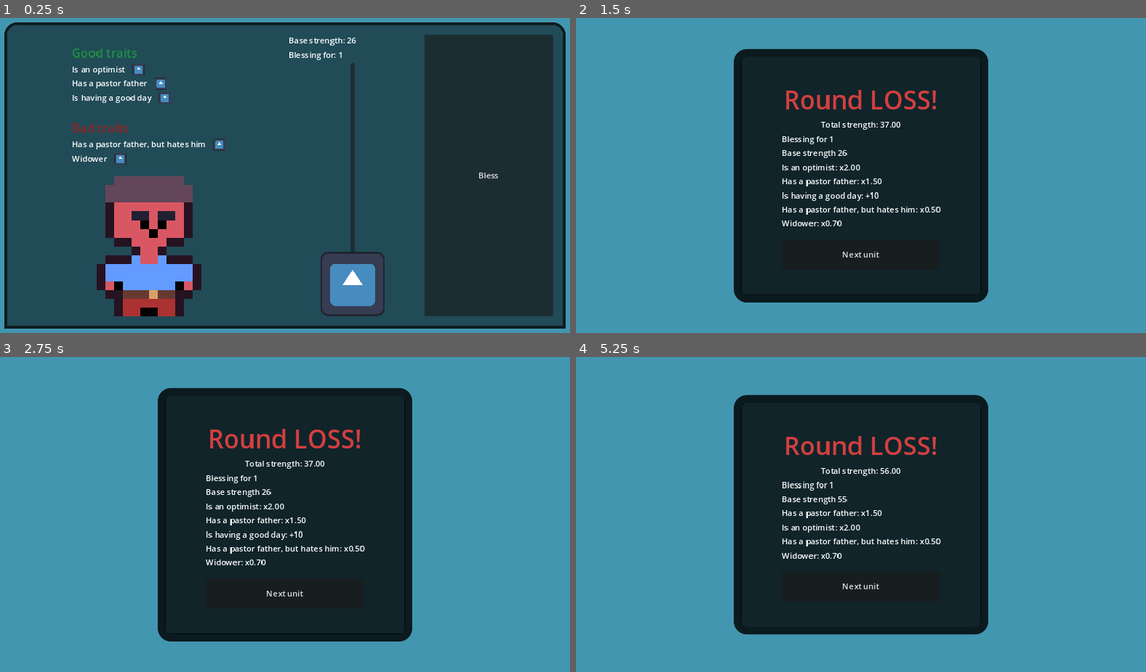
Above: before the commit, frames 1-4 (two rows, left to right).
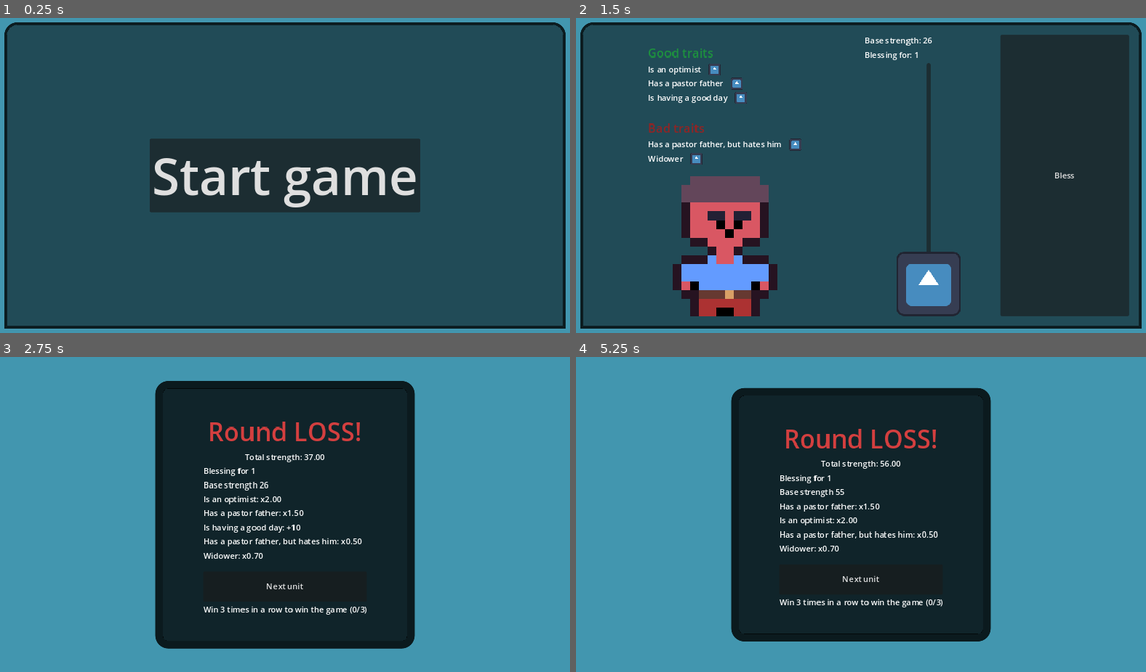
Above: after the commit, the same moments.

Repository: frostblooded/wolf
Game: Godot game, scene res://scenes/MainMenu.tscn
Two runs of this game, one before a commit and one after it. Both use one fixed random seed, a clock stepped at 60 frames per second and the inputs below. Before the commit the project starts from res://scenes/main.tscn. The engine's default icon, where the game draws it, is replaced by a stand-in: a white triangle on a blue panel in a dark square.
Inputs (mouse positions are in pixels of both pictures, inside the frame that each line leads up to):
- Up to frame 1 (0.25 s): no input
- Up to frame 2 (1.5 s): click (1066, 175) at 0.5 s, where only the run before the commit has a clickable "Bless"; click (861, 175) at 1.25 s, where only the run after the commit has a clickable "Start game"
- Up to frame 3 (2.75 s): click (490, 514) at 2 s, where only the run after the commit has a clickable "Bless"
- Up to frame 4 (5.25 s): click "Next unit" at 2.75 s; click "Bless" at 3.5 s; click "Next unit" at 4.25 s; click "Bless" at 5 s

The runs differ from the first frame. In frame 1, 39% of the frame differs, in the area x 12-98%, y 5-95%; in frame 2, 94%, in the area x 0-100%, y 1-99%; in frame 3, 6.8%; in frame 4, 6.4%.

Commit message:
Add a win condition and a main menu

Diff:
--- a/project.godot
+++ b/project.godot
@@ -11,7 +11,7 @@
 [application]
 
 config/name="Wolf"
-run/main_scene="res://scenes/Main.tscn"
+run/main_scene="res://scenes/MainMenu.tscn"
 config/features=PackedStringArray("4.2", "GL Compatibility")
 config/icon="res://icon.svg"
 
--- /dev/null
+++ b/scenes/MainMenu.tscn
@@ -0,0 +1,62 @@
+[gd_scene load_steps=5 format=3 uid="uid://orvhfbhnlnc8"]
+
+[ext_resource type="Script" path="res://scripts/start_game_button.gd" id="1_dmttn"]
+
+[sub_resource type="Gradient" id="Gradient_dvckn"]
+offsets = PackedFloat32Array(1)
+colors = PackedColorArray(0.2622, 0.59018, 0.69, 1)
+
+[sub_resource type="GradientTexture1D" id="GradientTexture1D_x3hox"]
+gradient = SubResource("Gradient_dvckn")
+
+[sub_resource type="StyleBoxFlat" id="StyleBoxFlat_fri2f"]
+bg_color = Color(0, 0, 0, 0.501961)
+border_width_left = 5
+border_width_top = 5
+border_width_right = 5
+border_width_bottom = 5
+border_color = Color(0, 0, 0, 0.815686)
+corner_radius_top_left = 25
+corner_radius_top_right = 25
+
+[node name="MainMenu" type="Node2D"]
+
+[node name="Background" type="Sprite2D" parent="."]
+position = Vector2(592, 344.001)
+scale = Vector2(71.6221, 10286.6)
+texture = SubResource("GradientTexture1D_x3hox")
+metadata/_edit_lock_ = true
+
+[node name="CanvasLayer" type="CanvasLayer" parent="."]
+
+[node name="MarginContainer" type="MarginContainer" parent="CanvasLayer"]
+anchors_preset = 15
+anchor_right = 1.0
+anchor_bottom = 1.0
+grow_horizontal = 2
+grow_vertical = 2
+theme_override_constants/margin_left = 20
+theme_override_constants/margin_top = 20
+theme_override_constants/margin_right = 20
+theme_override_constants/margin_bottom = 20
+
+[node name="PanelContainer" type="PanelContainer" parent="CanvasLayer/MarginContainer"]
+layout_mode = 2
+theme_override_styles/panel = SubResource("StyleBoxFlat_fri2f")
+
+[node name="MarginContainer" type="MarginContainer" parent="CanvasLayer/MarginContainer/PanelContainer"]
+layout_mode = 2
+theme_override_constants/margin_left = 20
+theme_override_constants/margin_top = 20
+theme_override_constants/margin_right = 20
+theme_override_constants/margin_bottom = 20
+
+[node name="StartGameButton" type="Button" parent="CanvasLayer/MarginContainer/PanelContainer/MarginContainer"]
+layout_mode = 2
+size_flags_horizontal = 4
+size_flags_vertical = 4
+theme_override_font_sizes/font_size = 100
+text = "Start game"
+script = ExtResource("1_dmttn")
+
+[connection signal="pressed" from="CanvasLayer/MarginContainer/PanelContainer/MarginContainer/StartGameButton" to="CanvasLayer/MarginContainer/PanelContainer/MarginContainer/StartGameButton" method="_on_pressed"]
--- a/scenes/UI/BlessingUnitUI.tscn
+++ b/scenes/UI/BlessingUnitUI.tscn
@@ -43,9 +43,6 @@
 theme_override_constants/margin_top = 20
 theme_override_constants/margin_right = 20
 theme_override_constants/margin_bottom = 20
-
-[node name="VBoxContainer" type="VBoxContainer" parent="MarginContainer/PanelContainer/MarginContainer"]
-layout_mode = 2
 
 [node name="HBoxContainer" type="HBoxContainer" parent="MarginContainer/PanelContainer/MarginContainer"]
 layout_mode = 2
--- a/scenes/main.tscn
+++ b/scenes/main.tscn
@@ -43,6 +43,7 @@
 
 [node name="RoundResultLayer" type="CanvasLayer" parent="."]
 script = ExtResource("3_7vn06")
+game_win_color = Color(0.831373, 0.811765, 0.247059, 1)
 round_win_color = Color(0.247059, 0.831373, 0.278431, 1)
 round_loss_color = Color(0.831373, 0.247059, 0.247059, 1)
 
@@ -89,10 +90,15 @@
 layout_mode = 2
 theme_override_constants/margin_top = 15
 
-[node name="NextUnitButton" type="Button" parent="RoundResultLayer/PanelContainer/VBoxContainer/BlessResultsContainer/MarginContainer"]
+[node name="NextRoundButton" type="Button" parent="RoundResultLayer/PanelContainer/VBoxContainer/BlessResultsContainer/MarginContainer"]
 custom_minimum_size = Vector2(0, 60)
 layout_mode = 2
 size_flags_vertical = 8
 text = "Next unit"
 
-[connection signal="pressed" from="RoundResultLayer/PanelContainer/VBoxContainer/BlessResultsContainer/MarginContainer/NextUnitButton" to="RoundResultLayer/PanelContainer/VBoxContainer/BlessResultsContainer" method="_on_next_unit_button_pressed"]
+[node name="WinStreakReminderLabel" type="Label" parent="RoundResultLayer/PanelContainer/VBoxContainer"]
+layout_mode = 2
+size_flags_horizontal = 4
+text = "Win 3 times in a row to win the game"
+
+[connection signal="pressed" from="RoundResultLayer/PanelContainer/VBoxContainer/BlessResultsContainer/MarginContainer/NextRoundButton" to="RoundResultLayer/PanelContainer/VBoxContainer/BlessResultsContainer" method="_on_next_unit_button_pressed"]
--- a/scripts/autoload/message_bus.gd
+++ b/scripts/autoload/message_bus.gd
@@ -2,3 +2,4 @@
 
 signal BLESS_BUTTON_PRESSED(bless_amount: float)
 signal ROUND_END
+signal GAME_END
--- a/scripts/bless_results_container.gd
+++ b/scripts/bless_results_container.gd
@@ -1,11 +1,22 @@
 extends VBoxContainer
+
+@export var game_end_button_text: String = "Finish game"
+
+@onready var next_round_button: Button = find_child("NextRoundButton")
+@onready var round_result_label: Label = find_child("RoundResultLabel")
+
+var is_game_end: bool = false
 
 func clear():
     for n in $OtherBlessResultsContainer.get_children():
         $OtherBlessResultsContainer.remove_child(n)
 
-func show_bless_results(unit: Unit, bless_strength: int, total_strength: float):
+func show_bless_results(unit: Unit, bless_strength: int, total_strength: float, game_end: bool):
     $TotalStrengthLabel.text = "Total strength: %.2f" % total_strength
+    self.is_game_end = game_end
+
+    if self.is_game_end:
+        next_round_button.text = game_end_button_text
 
     append_bless_result_label("Blessing for %d" % bless_strength)
     append_bless_result_label("Base strength %d" % unit.strength)
@@ -29,6 +40,8 @@
     new_label.text = message
     $OtherBlessResultsContainer.add_child(new_label)
 
-
 func _on_next_unit_button_pressed():
-    MessageBus.ROUND_END.emit()
+    if is_game_end:
+        MessageBus.GAME_END.emit()
+    else:
+        MessageBus.ROUND_END.emit()
--- a/scripts/bless_results_panel_shower.gd
+++ b/scripts/bless_results_panel_shower.gd
@@ -1,4 +1,7 @@
 extends CanvasLayer
+
+@export var game_win_label: String = "You WIN the game!"
+@export var game_win_color: Color = Color.YELLOW
 
 @export var round_win_label: String = "Round WIN!"
 @export var round_win_color: Color = Color.GREEN
@@ -7,6 +10,7 @@
 @export var round_loss_color: Color = Color.RED
 
 @onready var round_result_label: Label = find_child("RoundResultLabel")
+@onready var win_streak_reminder_label: Label = find_child("WinStreakReminderLabel")
 @onready var bless_results_container: Control = find_child("BlessResultsContainer")
 
 func _ready():
@@ -17,13 +21,19 @@
     hide()
     bless_results_container.clear()
 
-func show_bless_results(unit: Unit, bless_strength: float, total_strength: int, won: bool):
-    if won:
+func show_bless_results(unit: Unit, bless_strength: float, total_strength: int, won: bool, is_game_end: bool, win_streak: int):
+    win_streak_reminder_label.text = "Win 3 times in a row to win the game (%d/3)" % win_streak
+
+    if is_game_end:
+        round_result_label.text = game_win_label
+        round_result_label.add_theme_color_override("font_color", game_win_color)
+        win_streak_reminder_label.hide()
+    elif won:
         round_result_label.text = round_win_label
         round_result_label.add_theme_color_override("font_color", round_win_color)
     else:
         round_result_label.text = round_loss_label
         round_result_label.add_theme_color_override("font_color", round_loss_color)
 
-    bless_results_container.show_bless_results(unit, bless_strength, total_strength)
+    bless_results_container.show_bless_results(unit, bless_strength, total_strength, is_game_end)
     show()
--- a/scripts/game_manager.gd
+++ b/scripts/game_manager.gd
@@ -3,16 +3,20 @@
 @export var unit_ui_scene: PackedScene = null
 @export var possible_positive_traits: Array[Trait] = []
 @export var possible_negative_traits: Array[Trait] = []
+@export var required_victory_streak_for_game_win: int = 3
 
 @onready var round_result_panel_shower: CanvasLayer = get_parent().find_child("RoundResultLayer")
 
 var current_unit: Unit = null
 var current_unit_ui: BlessingUnitUI = null
+var win_streak: int = 0
+var main_menu_scene: PackedScene = load("res://scenes/MainMenu.tscn")
 
 func _ready():
     randomize()
     show_unit()
-    MessageBus.ROUND_END.connect(on_unit_blessing_done)
+    MessageBus.ROUND_END.connect(on_round_end)
+    MessageBus.GAME_END.connect(on_game_end)
     MessageBus.BLESS_BUTTON_PRESSED.connect(on_bless_button_pressed)
 
 func on_bless_button_pressed(bless_amount: int):
@@ -30,10 +34,21 @@
     total_strength += bless_amount * bless_multiplier
 
     var won: bool = total_strength >= 90 and total_strength < 100
-    round_result_panel_shower.show_bless_results(current_unit, bless_amount, total_strength, won)
+    handle_win_streak(won)
+    var is_game_end: bool = win_streak == required_victory_streak_for_game_win
+    round_result_panel_shower.show_bless_results(current_unit, bless_amount, total_strength, won, is_game_end, win_streak)
     current_unit_ui.hide()
 
-func on_unit_blessing_done():
+func handle_win_streak(won: bool):
+    if won:
+        win_streak += 1
+    else:
+        win_streak = 0
+
+func on_game_end():
+    get_tree().change_scene_to_packed(main_menu_scene)
+
+func on_round_end():
     current_unit_ui.queue_free()
     current_unit = null
     show_unit()
--- /dev/null
+++ b/scripts/start_game_button.gd
@@ -0,0 +1,6 @@
+extends Button
+
+var game_scene: PackedScene = load("res://scenes/Main.tscn")
+
+func _on_pressed():
+    get_tree().change_scene_to_packed(game_scene)
Not shown: 1 places in scenes/main.tscn that only renumber resources
